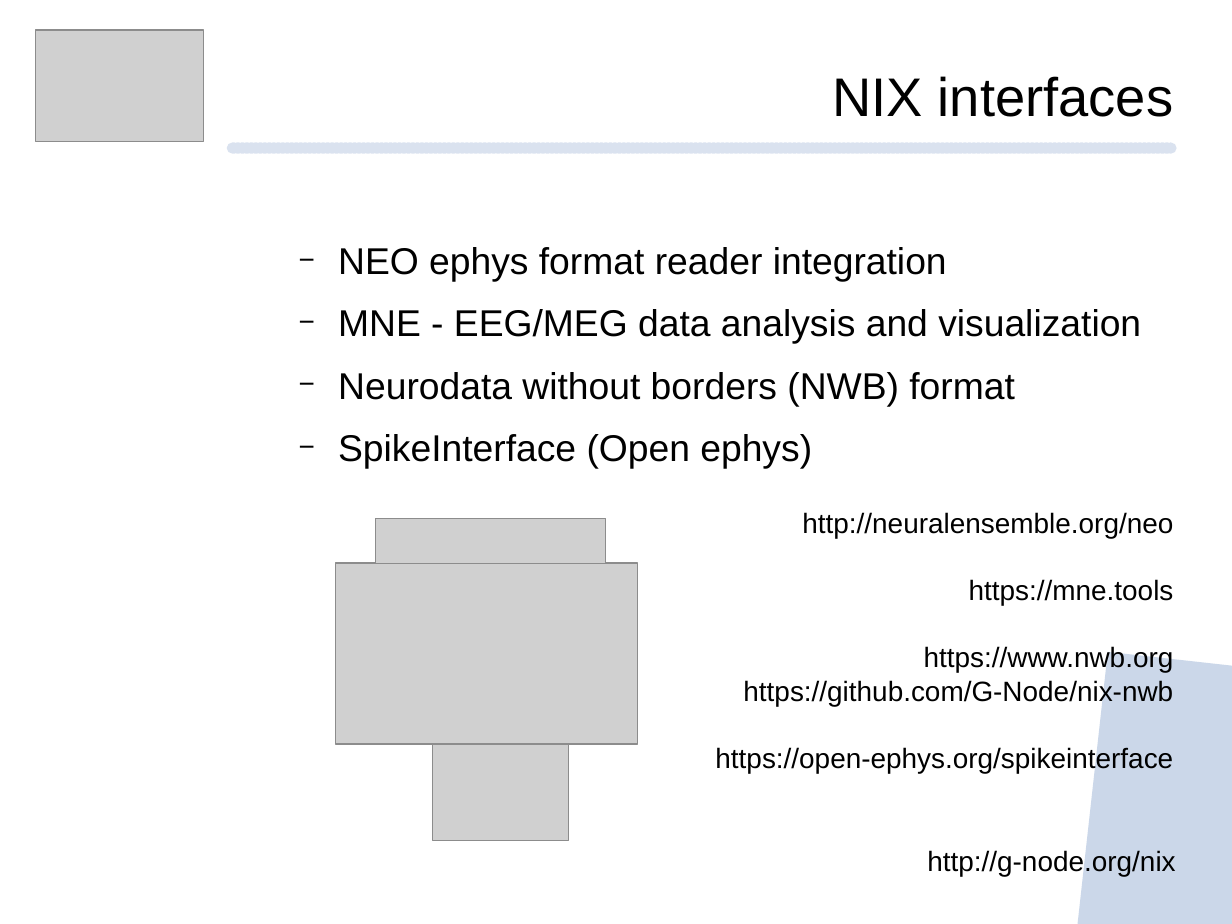
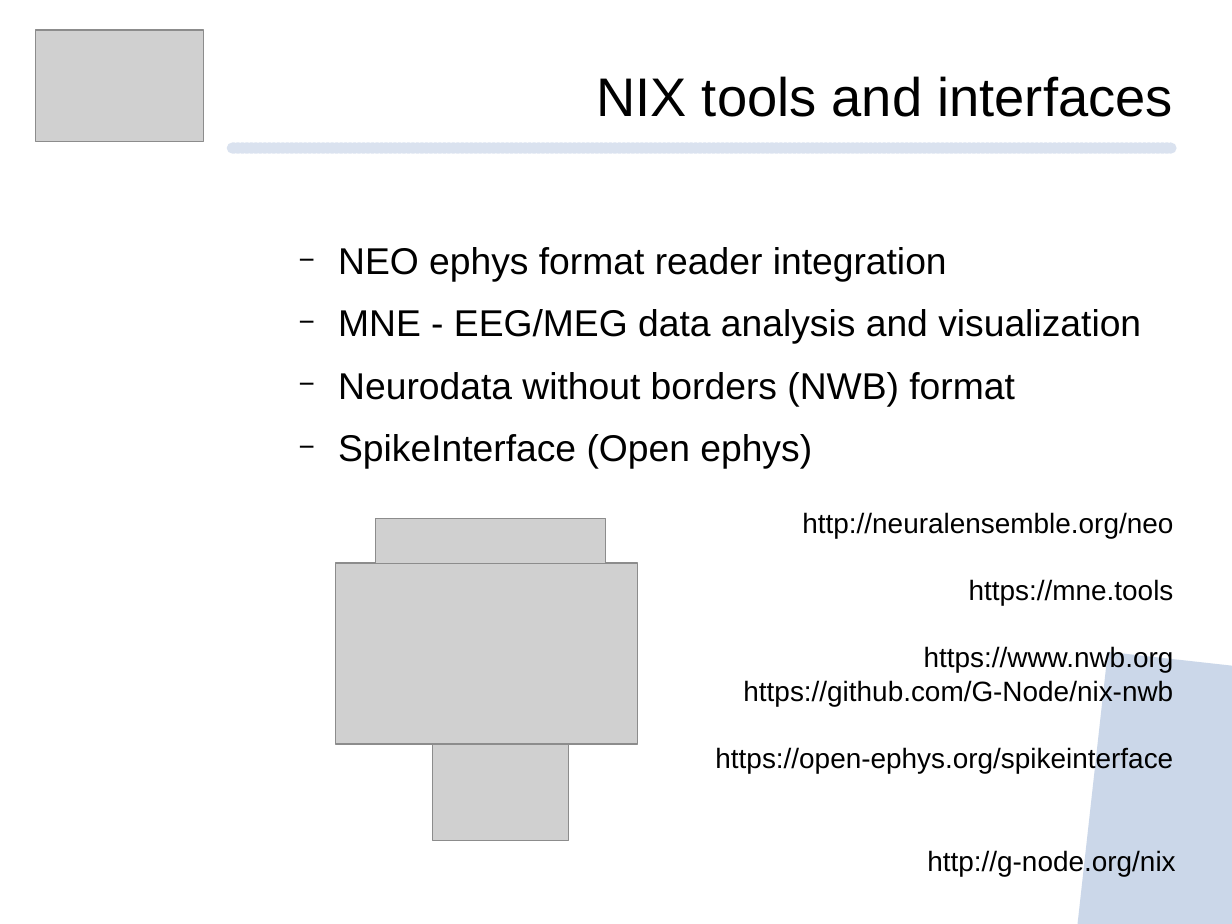
Before and after one commit to mpsonntag/prespost, a slide deck: slide 10 of 202009_BCCN_online/202009_BCCN_Online_conference.odp (slide 9 before the commit). Drawn at 1232x924 pixels with LibreOffice and Linux fonts; fonts in the diff are those of the drawing; grey boxes stand for pictures; background and template pictures are left out. Boxes give left, top, right and bottom in pixels: in the first picture for what was removed or moved away, otherwise in the second. Text is boxed around its words. In the diff, an @@ line names an element or a change of style, - is before the commit and + after.

```diff
--- a/202009_BCCN_online/202009_BCCN_Online_conference.odp
+++ b/202009_BCCN_online/202009_BCCN_Online_conference.odp
@@ text at bbox=[596, 76, 1172, 117]: text changed @@
-NIX interfaces
+NIX tools and interfaces
```
Also in this commit, not shown: 3 other slides changed, 1 slide added, 2 slides removed.
